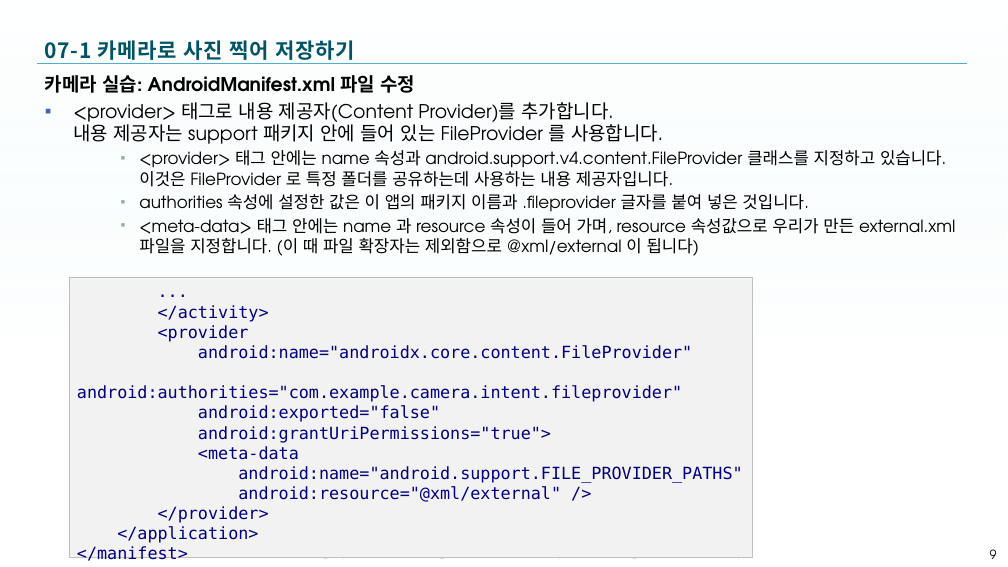
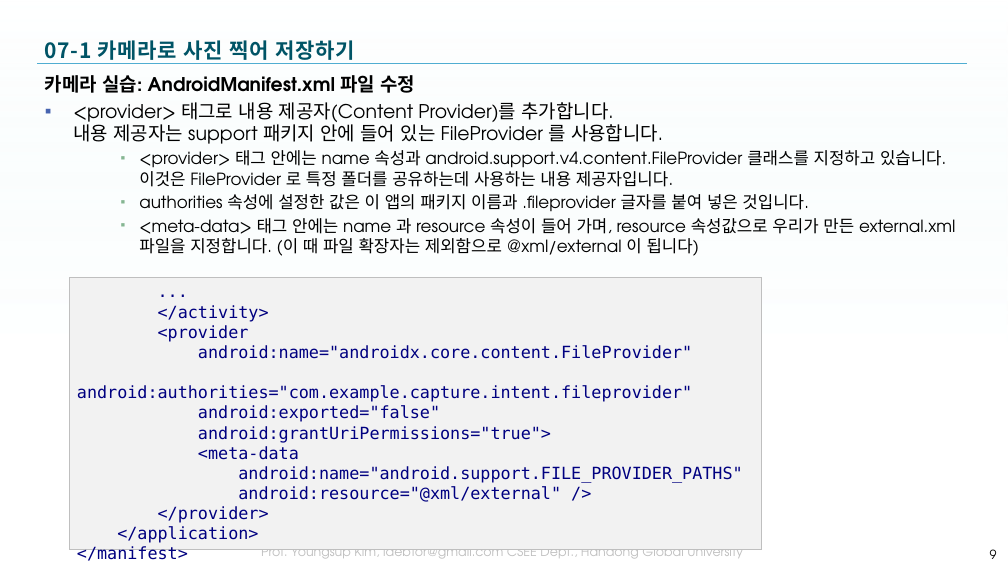
Before and after one commit to tae7841/HuStarAS, a slide deck: slide 9 of ppts/07Mulitmedia.pptx. Drawn at 1008x567 pixels with LibreOffice and Linux fonts; fonts in the diff are those of the drawing; background and template pictures are left out. Boxes give left, top, right and bottom in pixels: in the first picture for what was removed or moved away, otherwise in the second. Text is boxed around its words. In the diff, an @@ line names an element or a change of style, - is before the commit and + after.

```diff
--- a/ppts/07Mulitmedia.pptx
+++ b/ppts/07Mulitmedia.pptx
@@ rectangle "...": place and size @@
-rectangle "..." at [70,278,753,557]
+rectangle "..." at [70,278,762,550]
@@ text in rectangle at [77,385,692,402]: text changed @@
-android:authorities="com.example.camera.intent.fileprovider"
+android:authorities="com.example.capture.intent.fileprovider"
```
Also in this commit, not shown: 6 other slides changed, 5 other files.
